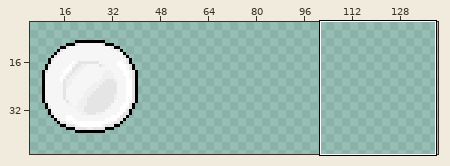
Two versions of one sprite sheet, Brogue/Brogue/BrogueContent/Enviroment/Plate.png. The first picture is a wide view before the edit; the outline marks the close-up.
Close-up. As it was:
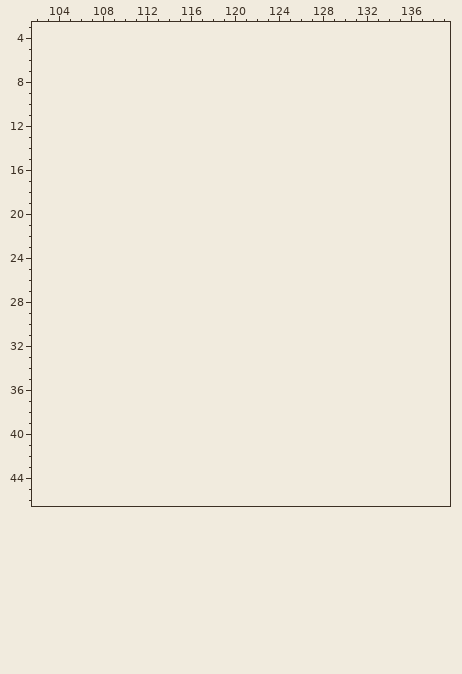
The file is 48x48 pixels. Pixels under 10% opacity are left out. Colours within 5 levels of each other are drawn and written as one. Shown: x 102..139, y 3..46. The old version is drawn lined up with the new one, on the new canvas. The wide view leaves out empty margins. The commit also changed other parts of the picture, which this record leaves out.
After:
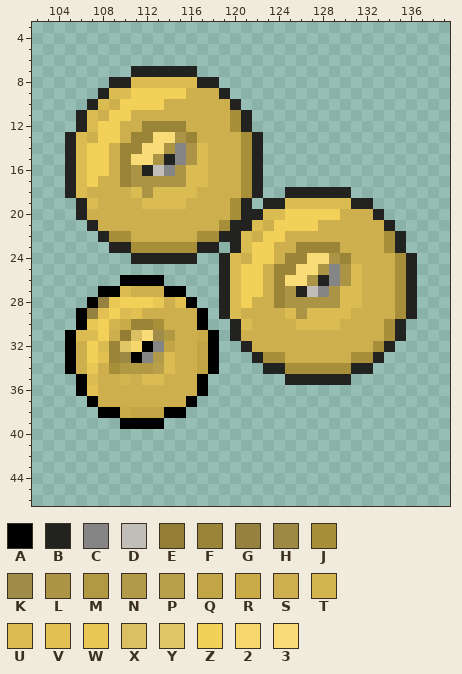
Palette (. is transparent): A #000000  B #222221  C #858585  D #c1beb9  E #947e35  F #9a8438  G #968240  H #9d8943  J #a78f3a  K #9f8c4a  L #ab9445  M #b19943  N #b19a49  P #b89f49  Q #c2a645  R #c9ac47fe  S #cdb04d  T #d3b54f  U #dbbc52  V #e2c152fe  W #e8c754  X #dbc063  Y #e1c666  Z #f3d057  2 #f5d76d  3 #f9dc77
Difference:
canvas 48x48 -> 192x48
y 7: x 111..116 ...... -> BBBBBB
y 8: x 109..118 .......... -> BBUUUUUUBB
y 9: x 108..119 ............ -> BUUZZZZZSSSB
y 10: x 107..120 .............. -> BUSZZZZSSSSSSB
y 11: x 106..121 ................ -> BUSZZSSSSSSSSSJB
y 12: x 106..121 ................ -> BUZZSSFFFFSSSSJB
y 13: x 105..122 .................. -> BUSZZSFF33LFSSSSJB
y 14: x 105..122 .................. -> BUZZSFF33LCLUSSSJB
y 15: x 105..122 .................. -> BUZZSF33LBCLUSSSJB
y 16: x 105..122 .................. -> BUZZSFLBDCLUUSSSJB
y 17: x 105..122 .................. -> BUZSSFLLLLLUUSSSJB
y 18: x 105..122 .................. -> BUSSSSULUUUUSSSSJB; x 125..130 ...... -> BBBBBB
y 19: x 106..121 ................ -> BUSSSSUUUUSSSSJB; x 123..132 .......... -> BBUUUUUUBB
y 20: x 106..133 ............................ -> BSSSSSSSSSSSSSJBBUUZZZZZSSSB
y 21: x 107..134 ............................ -> BSSSSSSSSSSSJBBUSZZZZSSSSSSB
y 22: x 108..135 ............................ -> BJJSSSSSSJJBBUSZZSSSSSSSSSJB
y 23: x 109..118 .......... -> BBJJJJJJBB; x 120..135 ................ -> BUZZSSFFFFSSSSJB
y 24: x 111..116 ...... -> BBBBBB; x 119..136 .................. -> BUSZZSFF33LFSSSSJB
y 25: x 119..136 .................. -> BUZZSFF33LCLUSSSJB
y 26: x 110..113 .... -> AAAA; x 119..136 .................. -> BUZZSF33LBCLUSSSJB
y 27: x 108..115 ........ -> AAUSSSAA; x 119..136 .................. -> BUZZSFLBDCLUUSSSJB
y 28: x 107..116 .......... -> AGWZZZWSVA; x 119..136 .................. -> BUZSSFLLLLLUUSSSJB
y 29: x 106..117 ............ -> AGVZUVSSSSSA; x 119..136 .................. -> BUSSSSULUUUUSSSSJB
y 30: x 106..117 ............ -> AWZTRFFJSSSA; x 120..135 ................ -> BUSSSSUUUUSSSSJB
y 31: x 105..118 .............. -> AUUZSEX3KMSSRA; x 120..135 ................ -> BSSSSSSSSSSSSSJB
y 32: x 105..118 .............. -> ASZUFY2ACQSSQA; x 121..134 .............. -> BSSSSSSSSSSSJB
y 33: x 105..118 .............. -> ASZVFHACNUSSQA; x 122..133 ............ -> BJJSSSSSSJJB
y 34: x 105..118 .............. -> ASWSJMMMPUSSQA; x 123..132 .......... -> BBJJJJJJBB
y 35: x 106..117 ............ -> AUSSTSUUSSSA; x 125..130 ...... -> BBBBBB
y 36: x 106..117 ............ -> AVSSSSSSSSSA
y 37: x 107..116 .......... -> ASSSSSSSSA
y 38: x 108..115 ........ -> AARQQQAA
y 39: x 110..113 .... -> AAAA
